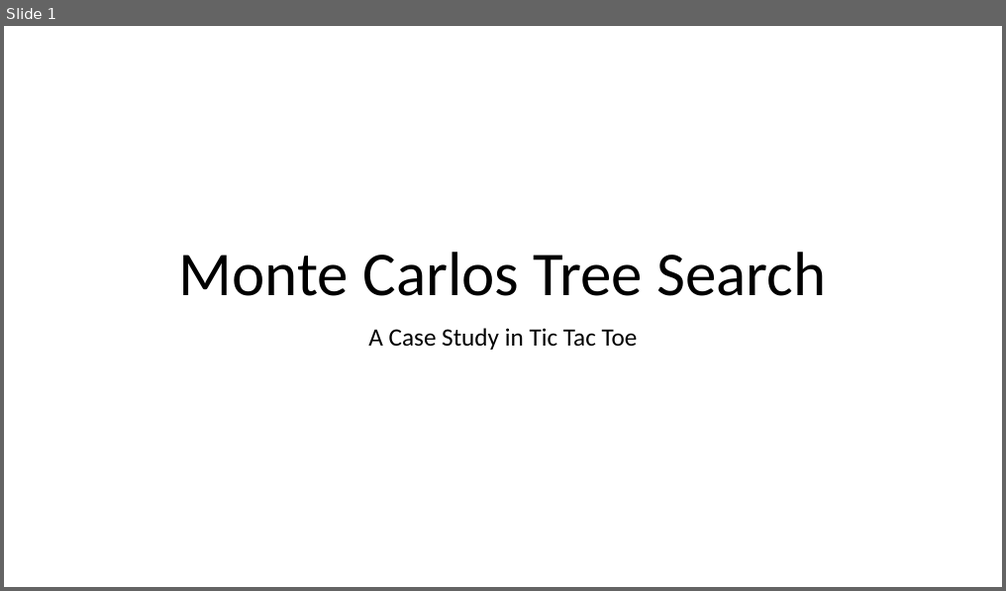
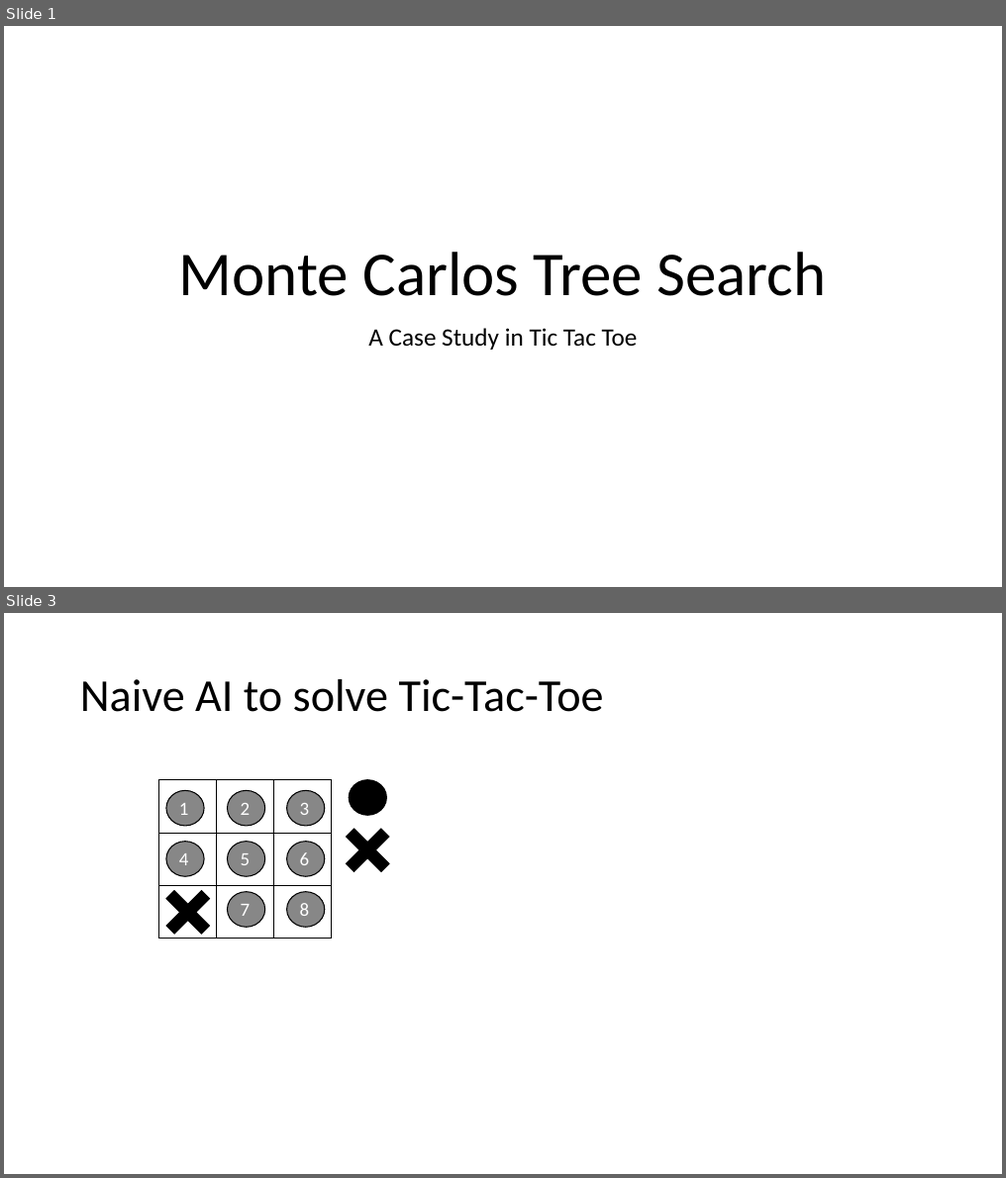
Before and after one commit to rojas70/MAEG-3080-project, a slide deck: ppt/MCTS.pptx. Shown one above the other, each under a label of ours: slide 1 before the commit, slides 1 and 3 after it; the slides between them are not shown. The pictures are 1006x591 and 1006x1178 pixels, drawn with LibreOffice and Linux fonts; fonts in the diff are those of the drawing. Boxes give left, top, right and bottom in pixels: in the first picture for what was removed or moved away, otherwise in the second. Text is boxed around its words. In the diff, an @@ line names an element or a change of style, - is before the commit and + after.

```diff
--- a/ppt/MCTS.pptx
+++ b/ppt/MCTS.pptx
@@ slide 3 added at box(4, 613, 1002, 1174), background #FFFFFF @@
@@ title added at box(80, 679, 604, 712), 44 pt, text #000000 @@
+Naive AI to solve Tic-Tac-Toe
@@ table added at box(159, 780, 332, 939), 3 rows, 3 columns @@
+ |  | 
+ |  | 
+ |  | 
@@ ellipse added at box(166, 790, 205, 826), fill #000000 at 47% opacity, outline #000000 1 pt @@
@@ ellipse added at box(227, 790, 265, 826), fill #000000 at 47% opacity, outline #000000 1 pt @@
@@ ellipse added at box(287, 790, 325, 826), fill #000000 at 47% opacity, outline #000000 1 pt @@
@@ ellipse added at box(350, 780, 387, 815), fill #000000, outline #000000 1 pt @@
@@ text added at box(179, 803, 189, 815), 18 pt, text #FFFFFF @@
+1
@@ text added at box(241, 803, 251, 815), 18 pt, text #FFFFFF @@
+2
@@ text added at box(300, 803, 310, 815), 18 pt, text #FFFFFF @@
+3
@@ plus added at box(333, 815, 403, 885), fill #000000, outline #000000 1 pt @@
@@ ellipse added at box(166, 842, 205, 876), fill #000000 at 47% opacity, outline #000000 1 pt @@
@@ ellipse added at box(227, 842, 265, 876), fill #000000 at 47% opacity, outline #000000 1 pt @@
@@ ellipse added at box(287, 842, 325, 876), fill #000000 at 47% opacity, outline #000000 1 pt @@
@@ plus added at box(153, 877, 223, 948), fill #000000, outline #000000 1 pt @@
@@ text added at box(179, 854, 189, 865), 18 pt, text #FFFFFF @@
+4
@@ text added at box(241, 854, 251, 865), 18 pt, text #FFFFFF @@
+5
@@ text added at box(300, 853, 310, 865), 18 pt, text #FFFFFF @@
+6
@@ ellipse added at box(227, 892, 265, 928), fill #000000 at 47% opacity, outline #000000 1 pt @@
@@ text added at box(241, 904, 251, 916), 18 pt, text #FFFFFF @@
+7
@@ ellipse added at box(287, 892, 325, 928), fill #000000 at 47% opacity, outline #000000 1 pt @@
@@ text added at box(300, 903, 310, 916), 18 pt, text #FFFFFF @@
+8
```
Also in this commit, not shown: 1 other slide added, 1 slide removed, 4 other files.
